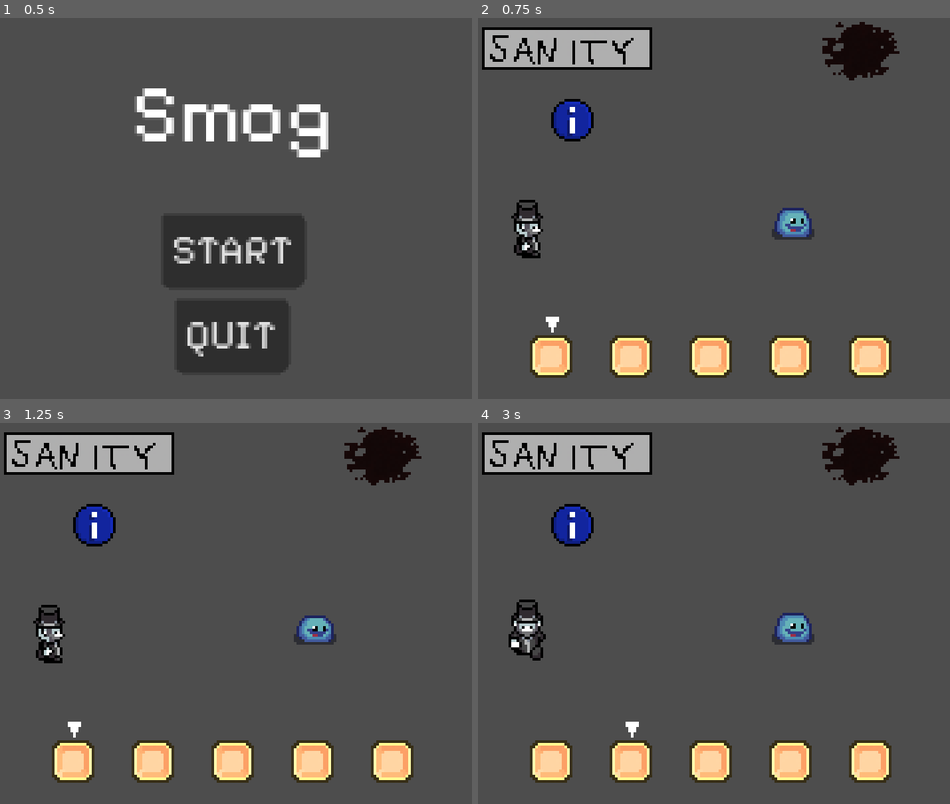
Above: before the commit, frames 1-4 (two rows, left to right).
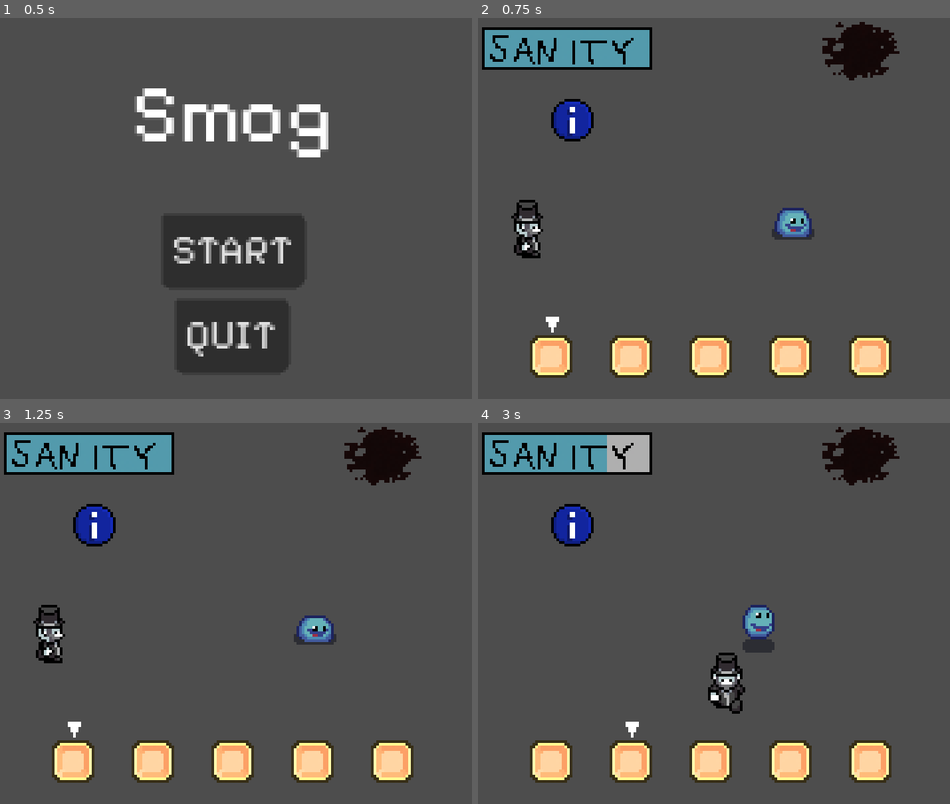
Above: after the commit, the same moments.

Repository: USV-GAM236-SPR24/Smog
Game: Godot game, scene res://scenes/main_menu_ui.tscn
Two runs of this game, one before a commit and one after it. Both use one fixed random seed, a clock stepped at 60 frames per second and the inputs below.
Inputs (mouse positions are in pixels of both pictures, inside the frame that each line leads up to):
- Up to frame 1 (0.5 s): no input
- Up to frame 2 (0.75 s): click "START" at 0.5 s
- Up to frame 3 (1.25 s): no input
- Up to frame 4 (3 s): click (548, 762) at 1.27 s; tap Enter (ui_accept) at 2, 2.27 s; move the mouse to (817, 594) at 2.02 s; hold D (right) 2.03-2.78 s; tap E (interact) at 2.1 s; move the mouse to (614, 632) at 2.77 s; hold S (down) from 2.78 s (still down); tap Mouse wheel down (scroll_down) at 2.85 s

Frame 1 is identical in both runs. In frame 2, 2.9% of the frame differs, in the area x 1-37%, y 3-13%; in frame 3, 2.9%; in frame 4, 5.0%, in the area x 1-72%, y 3-77%.
Error before the commit: Parse Error: Identifier "SaveSystem" not declared in the current scope. (res://scripts/sanity/sanity.gd:34)
Error after the commit: Compile Error: (res://scripts/sanity/sanity.gd:-1)

Commit message:
Working save for sanity

Diff:
--- a/Smog/project.godot
+++ b/Smog/project.godot
@@ -17,6 +17,7 @@
 
 [autoload]
 
+SaveSystem="*res://addons/save_system/save_system.gd"
 Sanity="*res://scripts/sanity/sanity.gd"
 ConsumableFactory="*res://scripts/consumables/consumable_factory.gd"
 
@@ -57,6 +58,10 @@
 "events": [Object(InputEventKey,"resource_local_to_scene":false,"resource_name":"","device":-1,"window_id":0,"alt_pressed":false,"shift_pressed":false,"ctrl_pressed":false,"meta_pressed":false,"pressed":false,"keycode":0,"physical_keycode":69,"key_label":0,"unicode":101,"echo":false,"script":null)
 ]
 }
+
+[editor_plugins]
+
+enabled=PackedStringArray("res://addons/save_system/plugin.cfg")
 
 [input]
 
--- a/Smog/scripts/sanity/sanity.gd
+++ b/Smog/scripts/sanity/sanity.gd
@@ -30,13 +30,14 @@
 
 func _ready():
 	sanity_changed.connect(save_sanity_value)
-
 	if SaveSystem.has("sanity_value") == false:
 		SaveSystem.set_var("sanity_value", _current)
 		SaveSystem.save()
 	else:
-		pass
-		#TODO set current sanity value to save system variable
+		var saved_value
+		saved_value = SaveSystem.get_var("sanity_value")
+		change(saved_value)
+		print("loaded sanity value: ", SaveSystem.get_var("sanity_value"))
 
 func save_sanity_value(old: float, new: float):
 	print("saved sanity value: ", old, " ", new)
